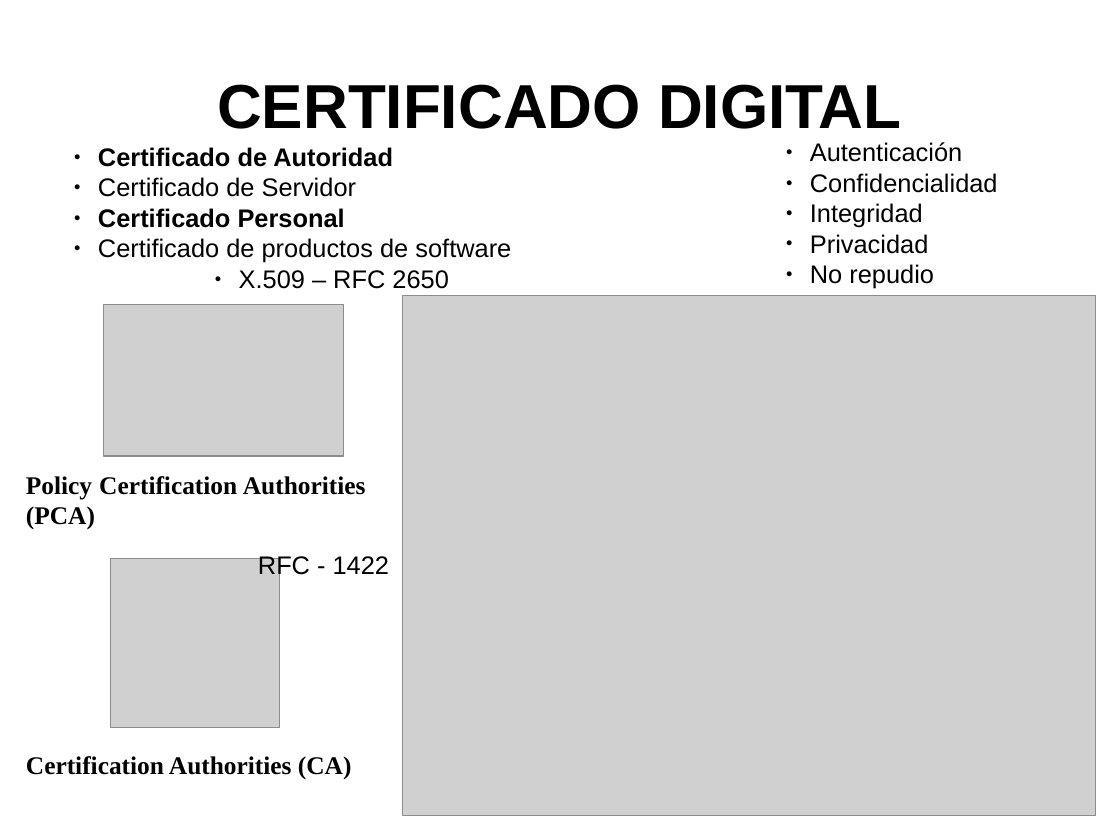
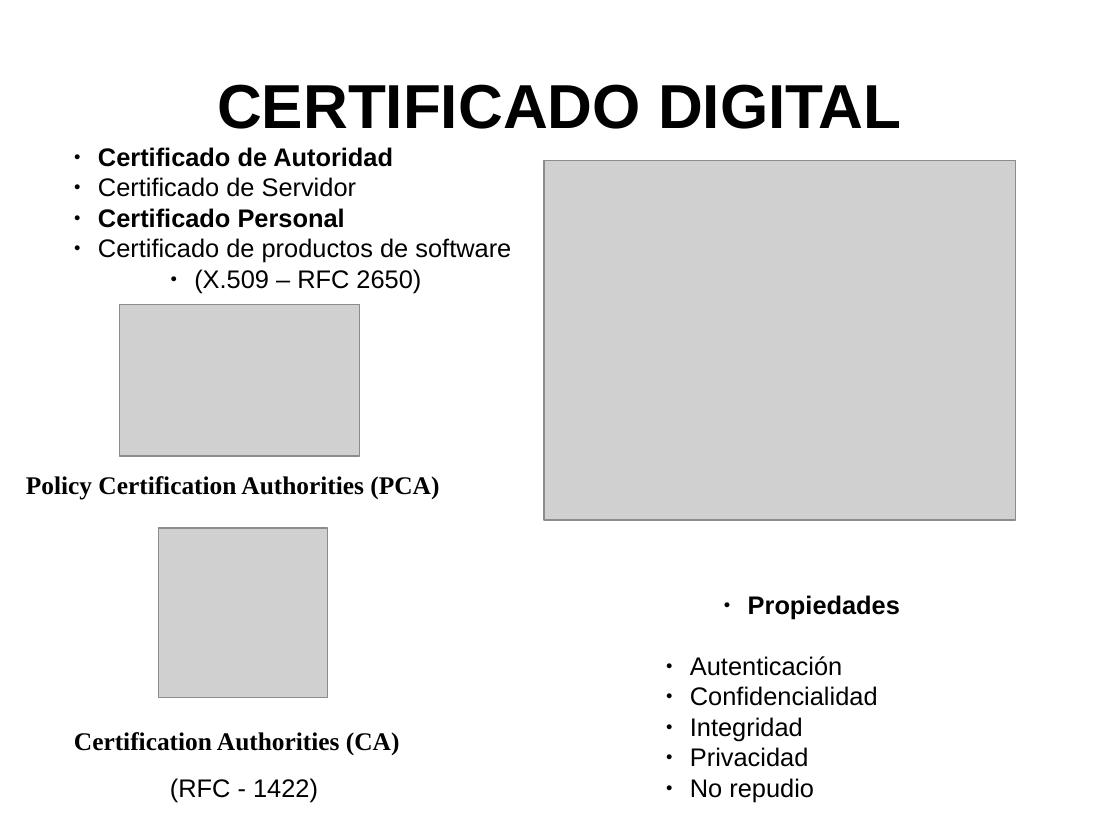
Before and after one commit to artmint/proyectoG, a slide deck: slide 18 of PRESENTACION - PROYECTO.odp. Drawn at 1120x840 pixels with LibreOffice and Linux fonts; fonts in the diff are those of the drawing; grey boxes stand for pictures. Boxes give left, top, right and bottom in pixels: in the first picture for what was removed or moved away, otherwise in the second. Text is boxed around its words. In the diff, an @@ line names an element or a change of style, - is before the commit and + after.

Commit message:
presentacion

```diff
--- a/PRESENTACION - PROYECTO.odp
+++ b/PRESENTACION - PROYECTO.odp
@@ picture: place and size @@
-picture at (402,296,1096,816)
+picture at (544,161,1016,520)
@@ text at (194,269,421,293): text changed @@
-● X.509 – RFC 2650
+● (X.509 – RFC 2650)
@@ picture: place and size @@
-picture at (104,305,344,456)
+picture at (120,305,360,456)
@@ text "Policy Certification Authorities (PCA)" rewrapped from (26,476,366,529) to (26,476,439,500) @@
@@ picture: place and size @@
-picture at (111,559,281,729)
+picture at (159,528,328,698)
@@ text at (690,656,878,802): paragraph added @@
+● Propiedades
@@ text "Propiedades": place and size @@
-text "Propiedades" at (810,142,998,289)
+text "Propiedades" at (690,656,878,802)
@@ text "Certification Authorities (CA)": place and size @@
-text "Certification Authorities (CA)" at (26,756,352,779)
+text "Certification Authorities (CA)" at (74,732,400,755)
@@ text at (170,778,318,802): text changed @@
-RFC - 1422
+(RFC - 1422)
```
Also in this commit, not shown: 5 other slides changed, 16 slides added, 2 slides removed, 21 other files.
